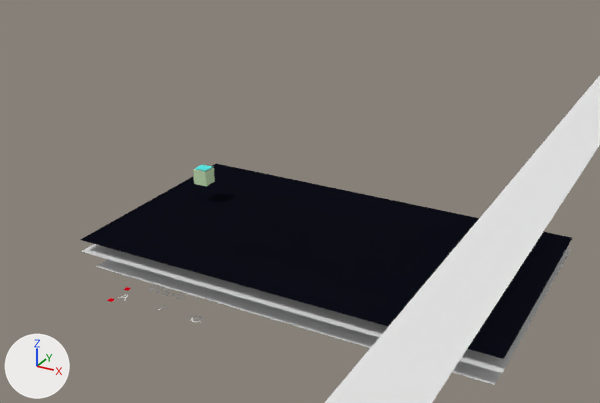
What one commit did to the Blender file waveminer.blend.
Both versions are drawn from a camera (50 mm lens) standing at (12.37, -17.09, 8.41) and looking at (3.85, -1.61, 0.67). Every picture has the same lights, and +X, +Y and +Z are marked at lower left. Text is drawn in Blender's own font.

Objects in the first picture: 'background', 'goal', 'hud_wave_name', 'parallax1', 'parallax1.002'.
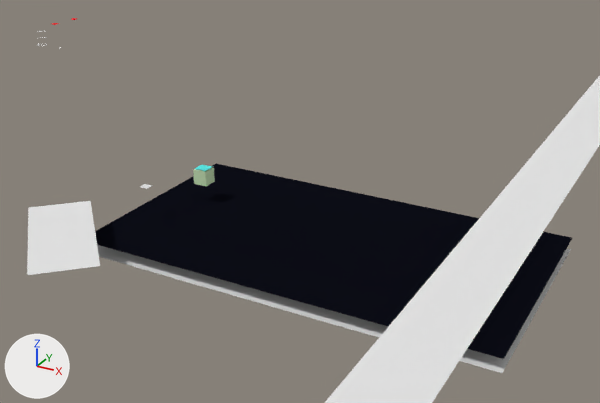
ob_hud is not drawn itself; it is the parent of ob_hud_a, ob_hud_b, ob_hud_c, ob_hud_wave_name, ob_hud_input_up.

Boxes [x1, y1, x2, y2] around the edits, measured in the pictures (600 x 403 px):
'hud_background', now drawn
    after: [27, 201, 100, 275]
'background', moved
    before: [96, 259, 501, 385]
    after: [129, 265, 500, 373]
'hud_wave_name', moved (not visible afterwards)
    before: [149, 284, 185, 300]
'hud_c', moved (not visible afterwards)
    before: [191, 316, 202, 322]
'hud_input_down', moved (not visible afterwards)
    before: [107, 298, 115, 302]
'hud_input_up', moved (not visible afterwards)
    before: [123, 287, 131, 291]
'hud_a', moved (not visible afterwards)
    before: [118, 294, 128, 300]

What changed in the scene script:
```text
Add mat_hud:
    mat_hud = diffuse_material('hud')
    mat_hud.base_color = (0.8, 0.8, 0.8)  # white #e7e7e7
Add me_hud:
    me_hud.from_pydata([(0.0, -0.5, 0.0), (2.42, -0.5, 0.0), (0.0, 0.5, 0.0), (2.42, 0.5, 0.0), (0.0, 0.0, 0.0), (2.42, 0.0, 0.0)], [], [(4, 5, 3, 2), (0, 1, 5, 4)])
    me_hud.materials.append(mat_hud)  # its picture is missing
Change ob_hud_wave_name:
    ob_hud_wave_name.parent: ob_hud -> ob_hud_background
    ob_hud_wave_name.matrix_parent_inverse: Matrix(((2.542, 0.0, 0.0, 1.863), (0.0, 2.542, 0.0, 6.297), (0.0, 0.0, 2.542, -14.76), (0.0, 0.0, 0.0, 1.0))) -> Matrix(((0.667, 0.0, 0.0, 0.667), (0.0, 0.667, 0.0, 1.333), (0.0, 0.0, 0.667, 0.0), (0.0, 0.0, 0.0, 1.0)))
Change ob_hud:
    ob_hud.location: (-0.733, -2.68, -2.56) -> (-0.733, -2.227, 4.356)
Change ob_background:
    ob_background.location: (4.06, -0.45, -1.49) -> (4.06, 0.0, -1.49)
Add ob_hud_background:
    ob_hud_background = bpy.data.objects.new('hud_background', me_hud)
    ob_hud_background.parent = ob_hud
    ob_hud_background.matrix_parent_inverse = Matrix(((2.542, 0.0, 0.0, 1.863), (0.0, 2.542, 0.0, 5.662), (0.0, 0.0, 2.542, -11.07), (0.0, 0.0, 0.0, 1.0)))
    ob_hud_background.location = (-2.071, -3.298, 0.0)
    ob_hud_background.rotation_euler = (0.0, 0.0, -0.785)  # degrees (0, 0, -45)
    ob_hud_background.scale = (1.5, 1.5, 1.5)
```
